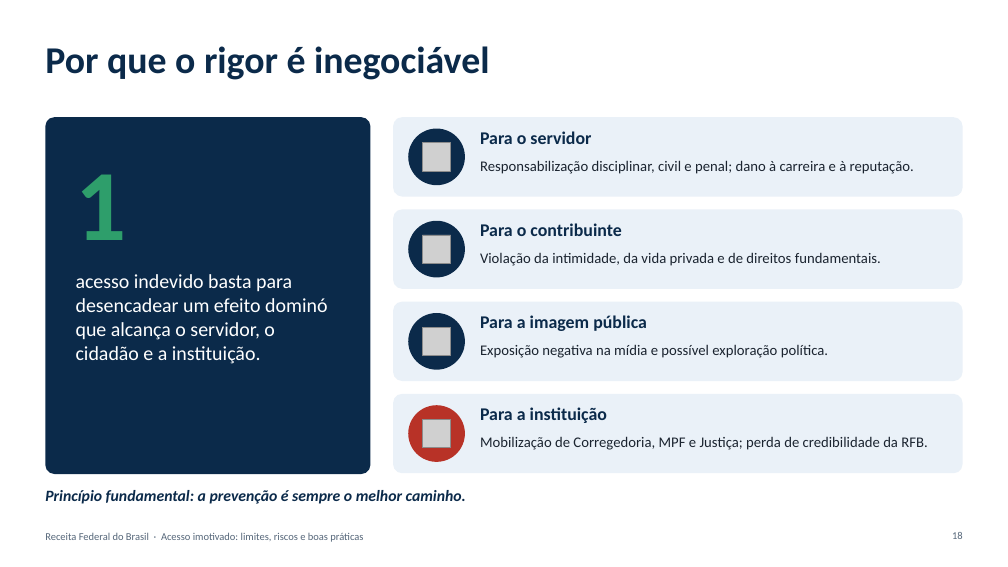
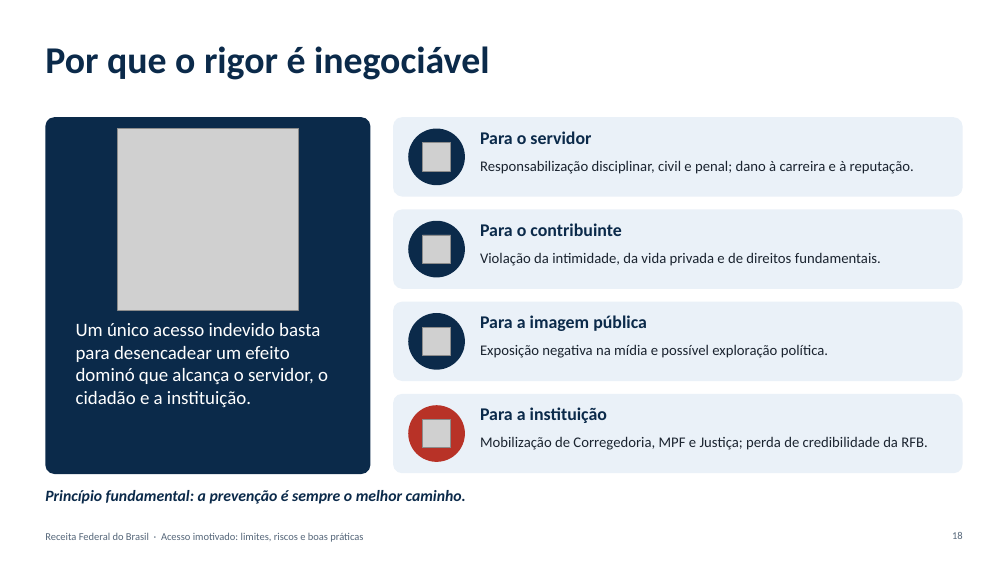
Before and after one commit to raphadesouzars-commits/desktop-tutorial, a slide deck: slide 18 of apresentacoes/Acesso_Imotivado_RFB.pptx. Drawn at 1008x567 pixels with LibreOffice and Linux fonts; fonts in the diff are those of the drawing; grey boxes stand for pictures. Boxes give left, top, right and bottom in pixels: in the first picture for what was removed or moved away, otherwise in the second. Text is boxed around its words. In the diff, an @@ line names an element or a change of style, - is before the commit and + after.

```diff
--- a/apresentacoes/Acesso_Imotivado_RFB.pptx
+++ b/apresentacoes/Acesso_Imotivado_RFB.pptx
@@ picture added at [117, 129, 299, 310] @@
@@ text removed at [76, 174, 127, 240] @@
-1
@@ text at [76, 323, 328, 407]: text changed; size 19 to 18 pt @@
-acesso indevido basta para desencadear um efeito dominó que alcança o servidor, o cidadão e a instituição.
+Um único acesso indevido basta para desencadear um efeito dominó que alcança o servidor, o cidadão e a instituição.
```
Also in this commit, not shown: 7 other slides changed.
